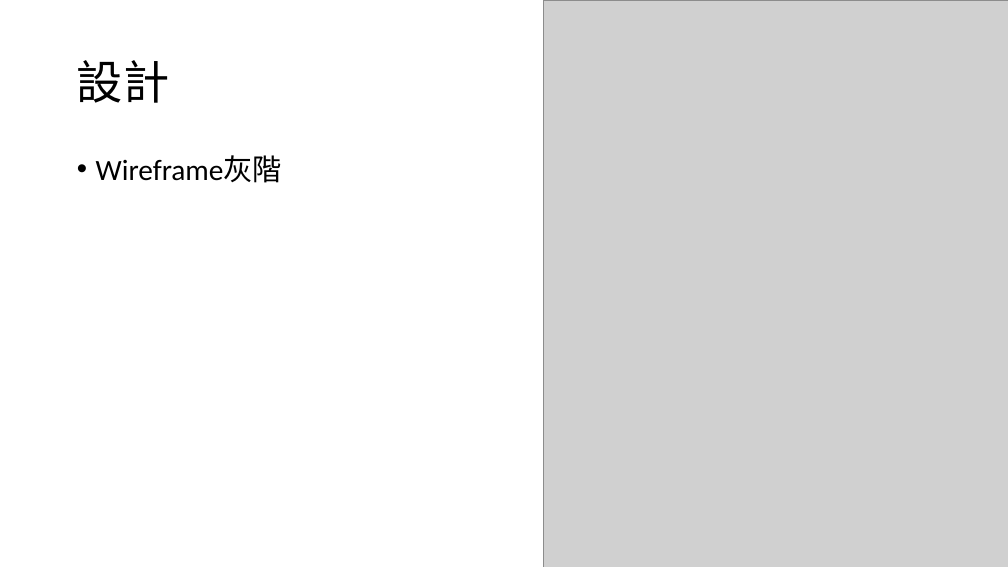
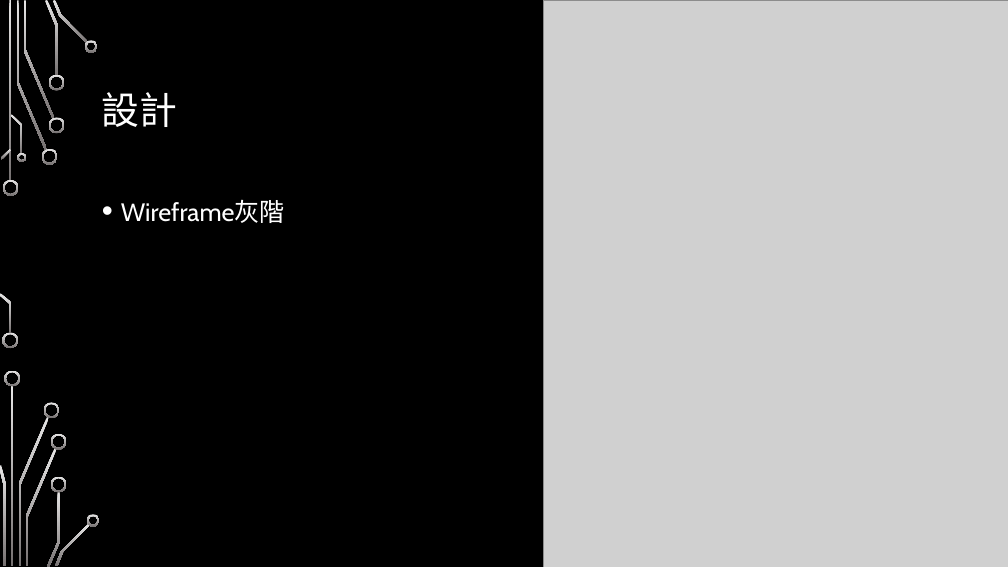
Before and after one commit to weichang0007/ntutVegetablesssssssssssssss, a slide deck: slide 4 of ppt.pptx. Drawn at 1008x567 pixels with LibreOffice and Linux fonts; fonts in the diff are those of the drawing; grey boxes stand for pictures; background and template pictures are left out. Boxes give left, top, right and bottom in pixels: in the first picture for what was removed or moved away, otherwise in the second. Text is boxed around its words. In the diff, an @@ line names an element or a change of style, - is before the commit and + after.

```diff
--- a/ppt.pptx
+++ b/ppt.pptx
@@ background #FFFFFF to picture (left out) @@
@@ title "設計": place and size @@
-title "設計" at [77,60,169,103]
+title "設計" at [102,92,178,127]
@@ title "設計" at [102,92,178,127]: size 44 to 36 pt, font Calibri to Cabin, text colour #000000 to #FFFFFF @@
@@ text "Wireframe灰階": place and size @@
-text "Wireframe灰階" at [96,155,283,183]
+text "Wireframe灰階" at [121,200,285,223]
@@ text "Wireframe灰階" at [121,200,285,223]: size 28 to 24 pt, font Calibri to Cabin, text colour #000000 to #FFFFFF; line spacing 0.9 to 1.2 @@
@@ group added at [0,0,100,567]: 24 freeform shapes, 2 rectangles @@
```
Also in this commit, not shown: 9 other slides changed.
